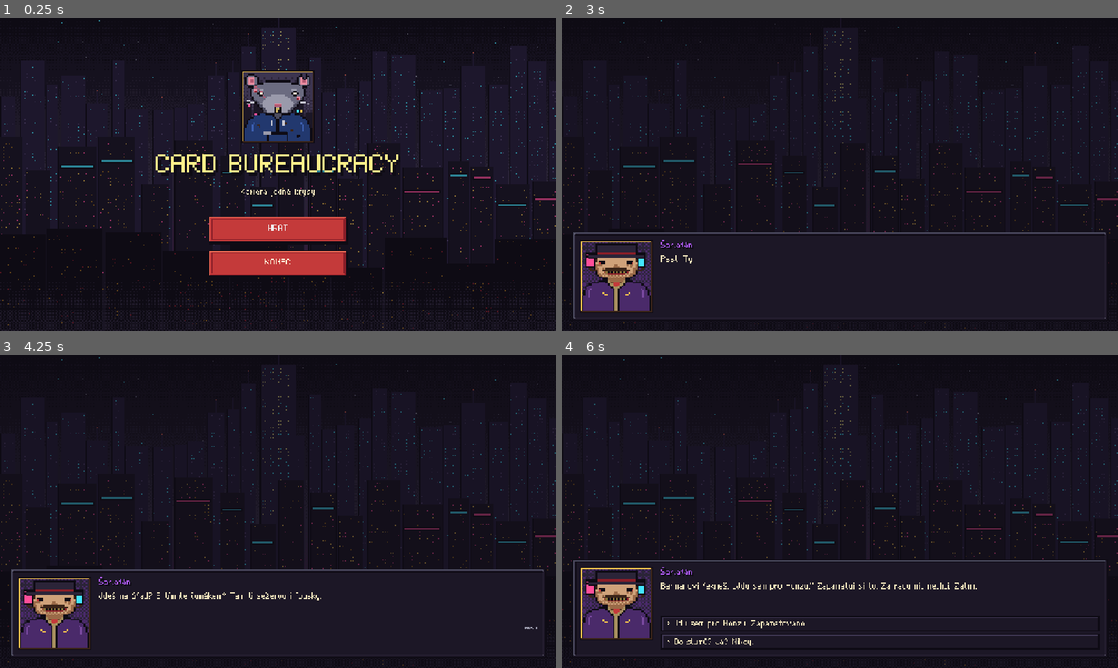
Above: before the commit, frames 1-4 (two rows, left to right).
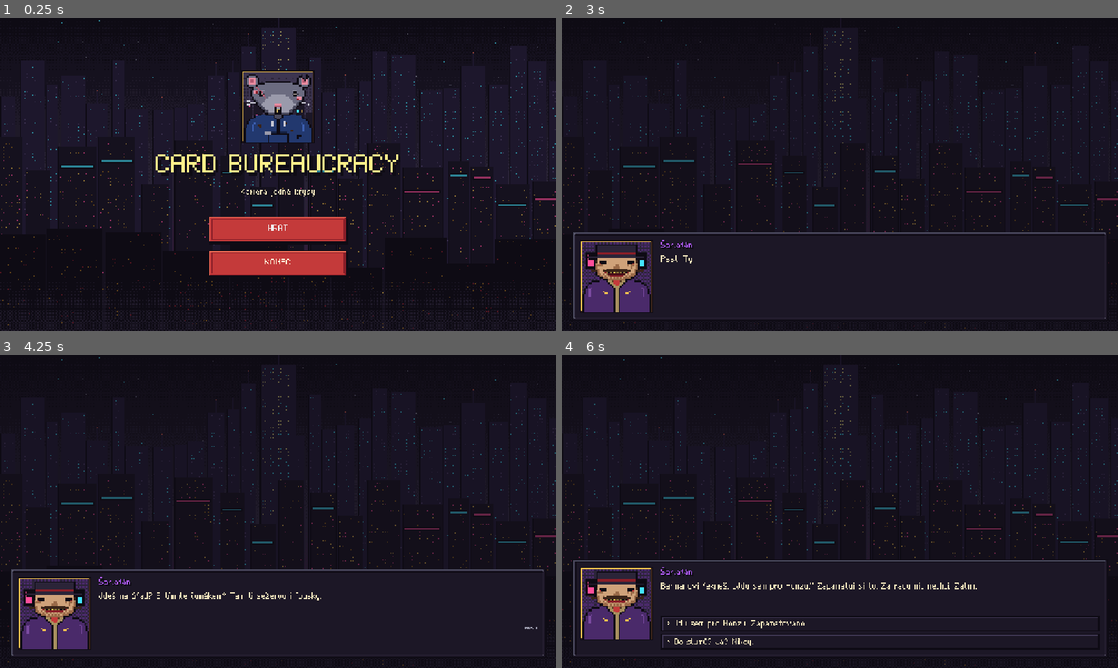
Above: after the commit, the same moments.

Repository: Pajimyr/card-bureaucracy
Game: Godot game, scene res://scenes/menu.tscn
Two runs of this game, one before a commit and one after it. Both use one fixed random seed, a clock stepped at 60 frames per second and the inputs below.
Inputs (mouse positions are in pixels of both pictures, inside the frame that each line leads up to):
- Up to frame 1 (0.25 s): no input
- Up to frame 2 (3 s): click "HRÁT" at 0.5 s; click "ZPĚT" at 1.25 s; click "HRÁT" at 2 s; click (701, 180) at 2.77 s
- Up to frame 3 (4.25 s): tap Enter (ui_accept) at 3.5 s; drag from (278, 511) to (333, 442) at 3.52 s
- Up to frame 4 (6 s): tap Enter (ui_accept) at 4.25, 5.75 s; drag from (728, 527) to (812, 574) at 4.27 s; move the mouse to (895, 442) at 5.02 s; click (895, 442) at 5.17 s; drag from (812, 574) to (673, 464) at 5.77 s

The runs differ from the first frame. In frame 1, 0.4% of the frame differs, in the area x 43-57%, y 17-40%; in frame 2, 0.7%; in frame 3, 0.7%; in frame 4, 0.7%, in the area x 3-16%, y 68-91%.

Commit message:
Animate character portraits, barman, fire and neon
CharacterPortrait plays breathing, blinking, talking and hurt frames
from the generated sheets. Dialogs move the mouth while text types,
battle portraits flinch on direct hits.

Co-Authored-By: Claude Opus 5.5 <noreply@anthropic.com>

Diff:
--- a/scripts/bar.gd
+++ b/scripts/bar.gd
@@ -7,6 +7,11 @@
 const BARMAN := "portraits/barman.png"
 const RAT := "portraits/player.png"
 const BARMAN_COLOR := Color("#ee6b55")
+const BARMAN_SPRITE_POS := Vector2(564, 280)  # BARMAN_POS z tools/gen_world.py × 2
+
+var barman_sprite: TextureRect
+var barman_frames: Array = []
+var barman_t := 0.0
 
 var bg: TextureRect
 var dialog: DialogBox
@@ -26,9 +31,23 @@
 	bg.set_anchors_preset(Control.PRESET_FULL_RECT)
 	bg.stretch_mode = TextureRect.STRETCH_KEEP_ASPECT_COVERED
 	add_child(bg)
+	barman_frames = [UiKit.tex("world/barman_0.png"), UiKit.tex("world/barman_1.png")]
+	barman_sprite = TextureRect.new()
+	barman_sprite.texture = barman_frames[0]
+	barman_sprite.position = BARMAN_SPRITE_POS
+	barman_sprite.mouse_filter = Control.MOUSE_FILTER_IGNORE
+	add_child(barman_sprite)
 	dialog = DialogBox.new()
 	add_child(dialog)
 	_talk.call_deferred()
+
+
+# Barman za pultem dýchá (2 snímky).
+func _process(delta: float) -> void:
+	barman_t += delta
+	if barman_t >= 0.9:
+		barman_t = 0.0
+		barman_sprite.texture = barman_frames[1] if barman_sprite.texture == barman_frames[0] else barman_frames[0]
 
 
 func _barman(text: String, choices: Array = []) -> Dictionary:
@@ -71,7 +90,9 @@
 
 # Barman odhrne závěs, scéna se ztmaví a za ní je zadní místnost s obchodem.
 func _enter_back_room() -> void:
+	# Barman odešel odhrnout závěs.
 	bg.texture = UiKit.tex("world/bar_inside_open.png")
+	barman_sprite.visible = false
 	await get_tree().create_timer(0.4).timeout
 	var black := ColorRect.new()
 	black.color = Color(UiKit.C_DARK, 0.0)
--- /dev/null
+++ b/scripts/character_portrait.gd
@@ -0,0 +1,136 @@
+class_name CharacterPortrait
+extends Control
+# Animovaný portrét postavy ze sheetu tools/gen_characters.py.
+# Sheet má 8 snímků 40x40 (ve hře 80x80): idle_0, idle_1, blink_0, blink_1,
+# talk_0, talk_1, hurt_0, hurt_1. Číslo je fáze dechu.
+#
+#   var p := CharacterPortrait.new()
+#   p.setup("portraits/official.png", 80)   # cesta ke statickému portrétu
+#   p.set_talking(true)                       # pusa se hýbe
+#   p.hurt()                                  # záškub, zčervenání
+
+const FRAME := 80  # velikost snímku v textuře (40 herních pixelů × 2)
+const STATE_COL := {"idle": 0, "blink": 2, "talk": 4, "hurt": 6}
+const BREATH_TIME := 0.9
+const TALK_TIME := 0.12
+const BLINK_TIME := 0.12
+const HURT_TIME := 0.5
+const SMOKE_TIME := 0.2
+
+var _pic: TextureRect
+var _atlas: AtlasTexture
+var _smoke: TextureRect
+var _smoke_atlas: AtlasTexture
+var _breath := 0
+var _breath_t := 0.0
+var _talking := false
+var _mouth_open := false
+var _talk_t := 0.0
+var _blink_left := 0.0
+var _next_blink := 2.0
+var _hurt_left := 0.0
+var _smoke_t := 0.0
+var _smoke_frame := 0
+
+
+func _init() -> void:
+	mouse_filter = Control.MOUSE_FILTER_IGNORE
+	_pic = TextureRect.new()
+	_pic.expand_mode = TextureRect.EXPAND_IGNORE_SIZE
+	_pic.stretch_mode = TextureRect.STRETCH_SCALE
+	_pic.mouse_filter = Control.MOUSE_FILTER_IGNORE
+	add_child(_pic)
+	_atlas = AtlasTexture.new()
+	_pic.texture = _atlas
+
+
+# portrait = "portraits/<jméno>.png"; sheet a kouř se dohledají podle jména.
+func setup(portrait: String, display: int = 80) -> void:
+	var base := portrait.trim_suffix(".png")
+	var sheet_path := UiKit.ASSETS + base + "_sheet.png"
+	if ResourceLoader.exists(sheet_path):
+		_atlas.atlas = load(sheet_path)
+	else:
+		_atlas.atlas = UiKit.tex(portrait)
+	custom_minimum_size = Vector2(display, display)
+	_pic.size = Vector2(display, display)
+	_pic.position = Vector2.ZERO
+	var smoke_path := UiKit.ASSETS + base + "_smoke.png"
+	if _smoke:
+		_smoke.queue_free()
+		_smoke = null
+	if ResourceLoader.exists(smoke_path):
+		_smoke_atlas = AtlasTexture.new()
+		_smoke_atlas.atlas = load(smoke_path)
+		_smoke = TextureRect.new()
+		_smoke.texture = _smoke_atlas
+		_smoke.expand_mode = TextureRect.EXPAND_IGNORE_SIZE
+		_smoke.stretch_mode = TextureRect.STRETCH_SCALE
+		_smoke.mouse_filter = Control.MOUSE_FILTER_IGNORE
+		_smoke.size = Vector2(display, display)
+		add_child(_smoke)
+	_next_blink = randf_range(1.5, 4.0)
+	_breath_t = randf() * BREATH_TIME  # ať nedýchají všichni naráz
+	_update()
+
+
+func set_talking(on: bool) -> void:
+	_talking = on
+	if not on:
+		_mouth_open = false
+	_update()
+
+
+func hurt() -> void:
+	_hurt_left = HURT_TIME
+	_pic.modulate = Color(1.0, 0.45, 0.45)
+	create_tween().tween_property(_pic, "modulate", Color.WHITE, HURT_TIME)
+	var tw := create_tween()
+	for off in [Vector2(-4, 0), Vector2(4, 2), Vector2(-2, -2), Vector2(2, 0), Vector2.ZERO]:
+		tw.tween_property(_pic, "position", off, 0.05)
+	_update()
+
+
+func _process(delta: float) -> void:
+	_breath_t += delta
+	if _breath_t >= BREATH_TIME:
+		_breath_t -= BREATH_TIME
+		_breath = 1 - _breath
+	if _talking:
+		_talk_t += delta
+		if _talk_t >= TALK_TIME:
+			_talk_t = 0.0
+			_mouth_open = not _mouth_open
+	if _blink_left > 0.0:
+		_blink_left -= delta
+	else:
+		_next_blink -= delta
+		if _next_blink <= 0.0:
+			_blink_left = BLINK_TIME
+			_next_blink = randf_range(2.0, 5.0)
+	if _hurt_left > 0.0:
+		_hurt_left -= delta
+	if _smoke:
+		_smoke_t += delta
+		if _smoke_t >= SMOKE_TIME:
+			_smoke_t = 0.0
+			_smoke_frame = (_smoke_frame + 1) % 4
+	_update()
+
+
+func _update() -> void:
+	if _atlas.atlas == null:
+		return
+	var state := "idle"
+	if _hurt_left > 0.0:
+		state = "hurt"
+	elif _talking and _mouth_open:
+		state = "talk"
+	elif _blink_left > 0.0:
+		state = "blink"
+	var col: int = STATE_COL[state] + _breath
+	if _atlas.atlas.get_width() < FRAME * 8:
+		col = 0  # statický obrázek bez sheetu
+	_atlas.region = Rect2(col * FRAME, 0, FRAME, FRAME)
+	if _smoke:
+		_smoke_atlas.region = Rect2(_smoke_frame * FRAME, 0, FRAME, FRAME)
--- a/scripts/city.gd
+++ b/scripts/city.gd
@@ -8,6 +8,14 @@
 const SLUMS_SIZE := Vector2(860, 636)
 const BAR_POS := Vector2(580, 178)  # (BAR_POS z tools/gen_world.py - 2px okraj sprite) × 2
 const CAPTION_IDLE := "Dolní město. Sem končí každý, koho úřad oškube."
+const FIRE_POS := Vector2(302, 480)  # FIRE_POS z tools/gen_world.py × 2
+
+var fire: TextureRect
+var fire_frames: Array = []
+var fire_t := 0.0
+var bar_btn: TextureButton
+var bar_hovered := false
+var neon_t := 2.0
 
 var caption: Label
 var urad_btn: TextureButton
@@ -76,12 +84,20 @@
 	pic.mouse_filter = Control.MOUSE_FILTER_IGNORE
 	area.add_child(pic)
 
+	fire_frames = [UiKit.tex("world/fire_0.png"), UiKit.tex("world/fire_1.png"), UiKit.tex("world/fire_2.png")]
+	fire = TextureRect.new()
+	fire.texture = fire_frames[0]
+	fire.position = FIRE_POS
+	fire.mouse_filter = Control.MOUSE_FILTER_IGNORE
+	area.add_child(fire)
+
 	var bar := UiKit.hotspot("world/bar.png", "world/bar_hover.png")
 	bar.position = BAR_POS
 	bar.pressed.connect(func() -> void: GameState.goto(BAR_SCENE))
-	bar.mouse_entered.connect(_set_caption.bind("BAR U ZLATÉ KRYSY · černý trh. Heslo znáš.", UiKit.C_PINK))
-	bar.mouse_exited.connect(_set_caption.bind(CAPTION_IDLE, UiKit.C_PAPER))
+	bar.mouse_entered.connect(_on_bar_hover.bind(true))
+	bar.mouse_exited.connect(_on_bar_hover.bind(false))
 	area.add_child(bar)
+	bar_btn = bar
 
 	var plate := UiKit.panel("ui/plaque_dark.png", 12, 10)
 	plate.mouse_filter = Control.MOUSE_FILTER_IGNORE
@@ -90,6 +106,38 @@
 	caption = UiKit.label(CAPTION_IDLE, UiKit.FS_M, UiKit.C_PAPER)
 	plate.add_child(caption)
 	return frame
+
+
+func _on_bar_hover(inside: bool) -> void:
+	bar_hovered = inside
+	bar_btn.texture_normal = UiKit.tex("world/bar.png")
+	if inside:
+		_set_caption("BAR U ZLATÉ KRYSY · černý trh. Heslo znáš.", UiKit.C_PINK)
+	else:
+		_set_caption(CAPTION_IDLE, UiKit.C_PAPER)
+
+
+# Plamen v sudu se míhá, neon baru občas zabliká (rozbitý trafo, co jiného).
+func _process(delta: float) -> void:
+	fire_t += delta
+	if fire_t >= 0.12:
+		fire_t = 0.0
+		fire.texture = fire_frames[randi() % fire_frames.size()]
+	neon_t -= delta
+	if neon_t <= 0.0 and not bar_hovered:
+		_flicker_neon()
+		neon_t = randf_range(2.0, 6.0)
+
+
+func _flicker_neon() -> void:
+	var on := UiKit.tex("world/bar.png")
+	var off := UiKit.tex("world/bar_off.png")
+	var tw := create_tween()
+	for i in randi_range(1, 3):
+		tw.tween_callback(func() -> void: if not bar_hovered: bar_btn.texture_normal = off)
+		tw.tween_interval(randf_range(0.05, 0.15))
+		tw.tween_callback(func() -> void: bar_btn.texture_normal = on)
+		tw.tween_interval(randf_range(0.05, 0.2))
 
 
 func _set_caption(text: String, color: Color) -> void:
--- a/scripts/dialog_box.gd
+++ b/scripts/dialog_box.gd
@@ -18,7 +18,7 @@
 
 var _name: Label
 var _text: Label
-var _pic: TextureRect
+var _pic: CharacterPortrait
 var _choices: VBoxContainer
 var _hint: Label
 var _typing: Tween
@@ -56,10 +56,7 @@
 	var frame := UiKit.panel("ui/plaque.png", 8, 4)
 	frame.size_flags_vertical = Control.SIZE_SHRINK_BEGIN
 	row.add_child(frame)
-	_pic = TextureRect.new()
-	_pic.custom_minimum_size = Vector2(160, 160)
-	_pic.expand_mode = TextureRect.EXPAND_IGNORE_SIZE
-	_pic.stretch_mode = TextureRect.STRETCH_SCALE
+	_pic = CharacterPortrait.new()
 	frame.add_child(_pic)
 
 	var col := VBoxContainer.new()
@@ -99,7 +96,8 @@
 	_name.text = str(line.get("who", ""))
 	_name.add_theme_color_override("font_color", line.get("color", UiKit.C_GOLD_LIGHT))
 	var portrait := str(line.get("portrait", ""))
-	_pic.texture = UiKit.tex(portrait) if portrait != "" else null
+	if portrait != "":
+		_pic.setup(portrait, 160)
 	_pic.get_parent().visible = portrait != ""
 	_text.text = str(line.get("text", ""))
 	_text.visible_ratio = 0.0
@@ -124,12 +122,14 @@
 	var dur := maxf(_text.text.length() / CHARS_PER_SEC, 0.05)
 	_typing.tween_property(_text, "visible_ratio", 1.0, dur)
 	_typing.tween_callback(_finish_typing)
+	_pic.set_talking(true)  # pusa se hýbe, dokud se píše text
 
 
 func _finish_typing() -> void:
 	if _typing and _typing.is_valid():
 		_typing.kill()
 	_text.visible_ratio = 1.0
+	_pic.set_talking(false)
 	_choices.visible = _has_choices
 	_hint.visible = not _has_choices
 
--- a/scripts/main.gd
+++ b/scripts/main.gd
@@ -159,6 +159,8 @@
 var player_slot_panels: Array = []
 var enemy_slot_panels: Array = []
 var official_panel: PanelContainer
+var official_portrait: CharacterPortrait
+var player_portrait: CharacterPortrait
 var player_panel: PanelContainer
 var log_lines: Array[String] = []
 
@@ -436,7 +438,7 @@
 	return {"panel": panel, "content": content}
 
 
-# Rám portrétu + jméno + HP. Vrací [panel, vbox pro další obsah, hp label, hp bar].
+# Rám portrétu + jméno + HP. Vrací [panel, vbox pro další obsah, hp label, hp bar, portrét].
 func _make_character_panel(style_file: String, portrait: String, title: String, subtitle: String, title_color: Color, bar_file: String, max_hp: int) -> Array:
 	var panel := PanelContainer.new()
 	panel.size_flags_vertical = Control.SIZE_EXPAND_FILL
@@ -451,9 +453,8 @@
 	var frame := PanelContainer.new()
 	frame.add_theme_stylebox_override("panel", _tex_style("ui/plaque.png", 8, 4))
 	top.add_child(frame)
-	var pic := TextureRect.new()
-	pic.texture = _tex(portrait)
-	pic.custom_minimum_size = Vector2(80, 80)
+	var pic := CharacterPortrait.new()
+	pic.setup(portrait, 80)
 	frame.add_child(pic)
 
 	var info := VBoxContainer.new()
@@ -470,12 +471,13 @@
 	var bar := _make_bar(max_hp, bar_file, "ui/bar_bg.png", 4)
 	bar.custom_minimum_size = Vector2(0, 18)
 	vb.add_child(bar)
-	return [panel, vb, hp_label, bar]
+	return [panel, vb, hp_label, bar, pic]
 
 
 func _make_official_panel() -> PanelContainer:
 	var parts := _make_character_panel("ui/panel_enemy.png", "portraits/official.png", "ÚŘEDNÍK", "Referát č. 1", C_RED_LIGHT, "ui/bar_red.png", OFFICIAL_MAX_HP)
 	official_panel = parts[0]
+	official_portrait = parts[4]
 	official_label = parts[2]
 	official_bar = parts[3]
 	(parts[1] as VBoxContainer).add_child(_make_enemy_hand())
@@ -513,6 +515,7 @@
 func _make_player_panel() -> PanelContainer:
 	var parts := _make_character_panel("ui/panel_player.png", "portraits/player.png", "TY", "Krysa bez razítka", C_BLUE_LIGHT, "ui/bar_green.png", PLAYER_MAX_HP)
 	player_panel = parts[0]
+	player_portrait = parts[4]
 	player_label = parts[2]
 	player_bar = parts[3]
 	var row := HBoxContainer.new()
@@ -792,11 +795,13 @@
 			_flash(panel, COLOR_HIT)
 			_flash(official_panel, COLOR_HIT)
 			_float_text(panel, "-%d" % ev["amount"], C_GOLD_LIGHT)
+			official_portrait.hurt()
 			_shake(4.0)
 		"player":
 			_flash(panel, COLOR_HIT)
 			_flash(player_panel, COLOR_HIT)
 			_float_text(panel, "-%d" % ev["amount"], C_RED_LIGHT)
+			player_portrait.hurt()
 			_shake(7.0)
 		_:
 			_flash(panel, COLOR_HIT)
--- a/scripts/menu.gd
+++ b/scripts/menu.gd
@@ -51,11 +51,8 @@
 func _show_main() -> void:
 	_clear()
 	var frame := UiKit.panel("ui/plaque.png", 8, 4)
-	var pic := TextureRect.new()
-	pic.texture = UiKit.tex(RAT)
-	pic.custom_minimum_size = Vector2(160, 160)
-	pic.expand_mode = TextureRect.EXPAND_IGNORE_SIZE
-	pic.stretch_mode = TextureRect.STRETCH_SCALE
+	var pic := CharacterPortrait.new()
+	pic.setup(RAT, 160)
 	frame.add_child(pic)
 	_centered(frame)
 	_centered(UiKit.label("CARD BUREAUCRACY", UiKit.FS_S * 6, UiKit.C_GOLD_LIGHT, true))
Not shown, added: scripts/character_portrait.gd.uid
